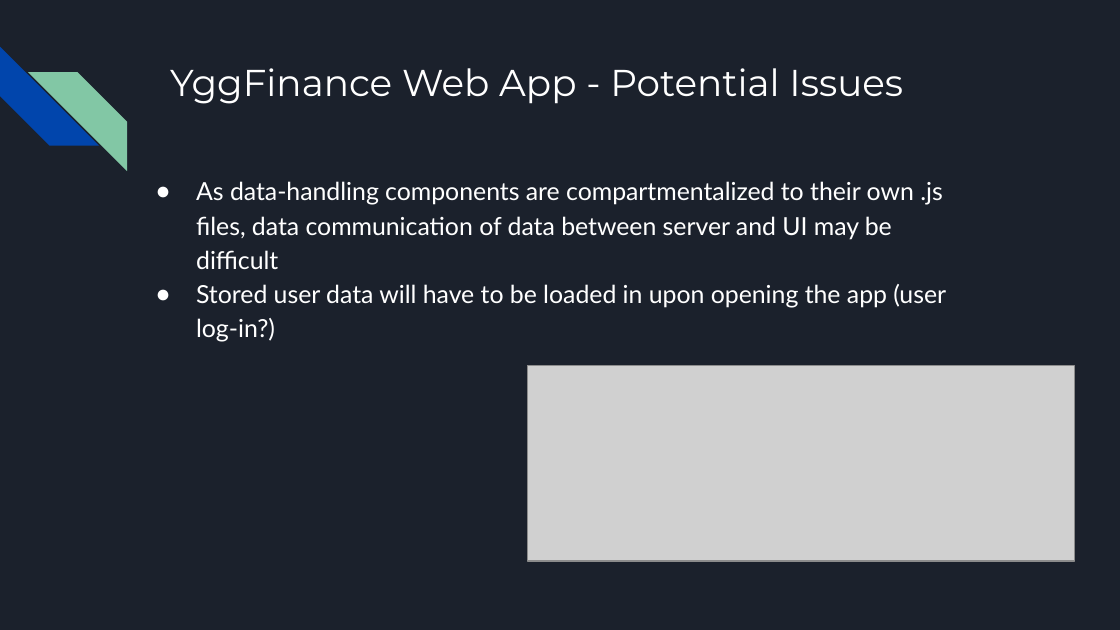
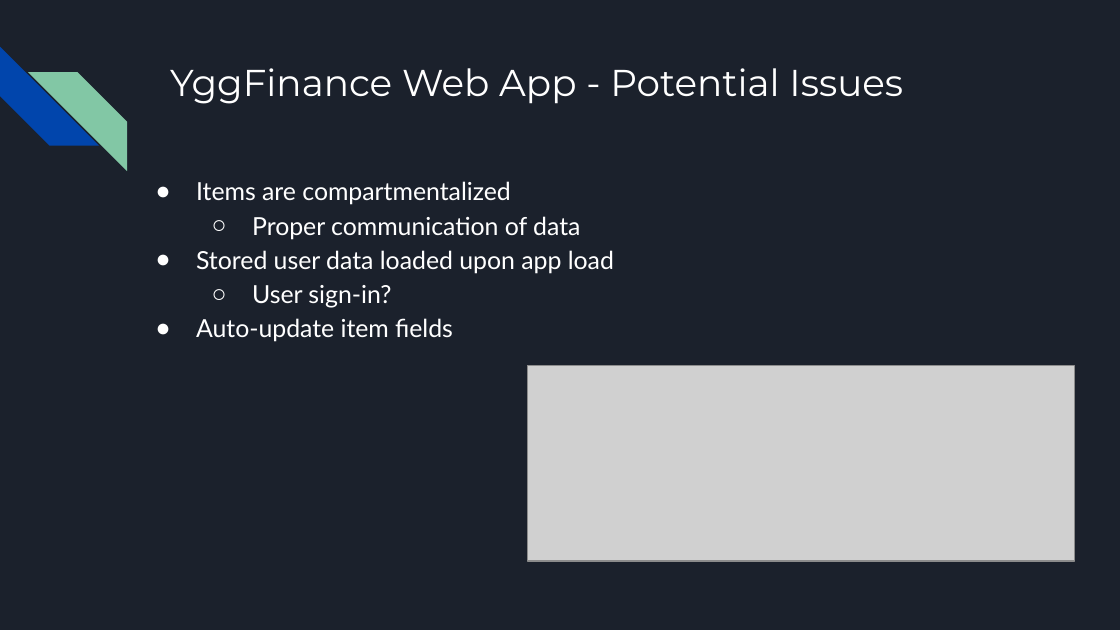
Before and after one commit to Shuruni/YggFinance, a slide deck: slide 7 of documentation/Update- YggFinance.pptx (slide 17 before the commit). Drawn at 1120x630 pixels with LibreOffice and Linux fonts; fonts in the diff are those of the drawing; grey boxes stand for pictures. Boxes give left, top, right and bottom in pixels: in the first picture for what was removed or moved away, otherwise in the second. Text is boxed around its words. In the diff, an @@ line names an element or a change of style, - is before the commit and + after.

```diff
--- a/documentation/Update- YggFinance.pptx
+++ b/documentation/Update- YggFinance.pptx
@@ text at box(196, 181, 614, 342): text changed @@
-● As data-handling components are compartmentalized to their own .js files, data communication of data between server and UI may be difficult
-● Stored user data will have to be loaded in upon opening the app (user log-in?)
+● Items are compartmentalized
+  ○ Proper communication of data
+● Stored user data loaded upon app load
+  ○ User sign-in?
+● Auto-update item fields
```
Also in this commit, not shown: 7 other slides changed, 2 slides added, 1 other file.
